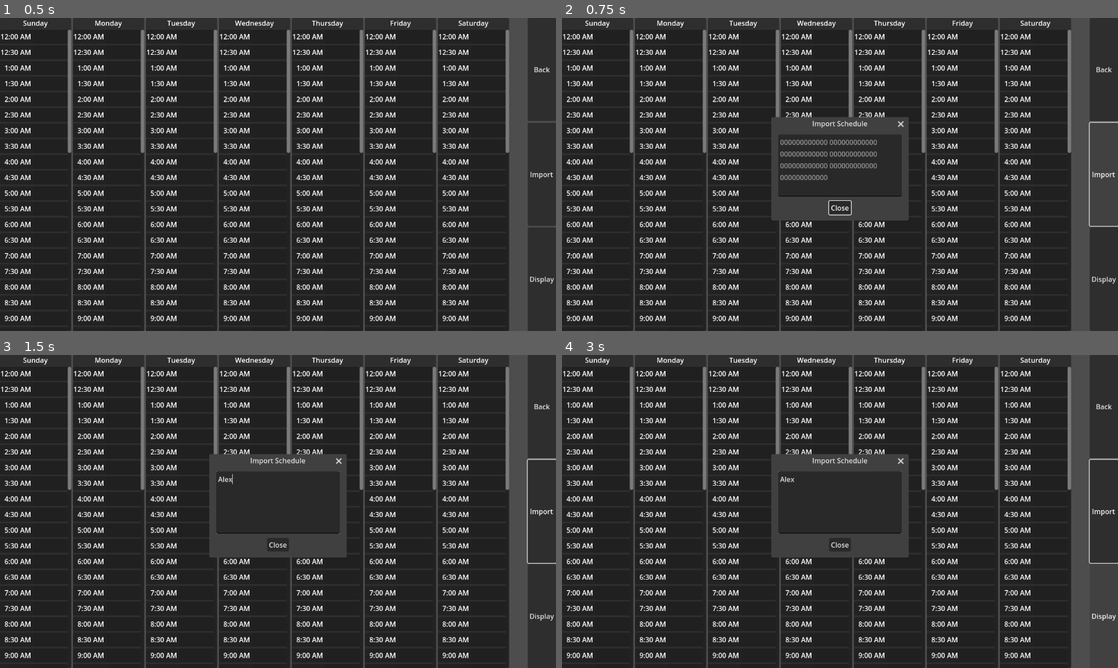
Above: before the commit, frames 1-4 (two rows, left to right).
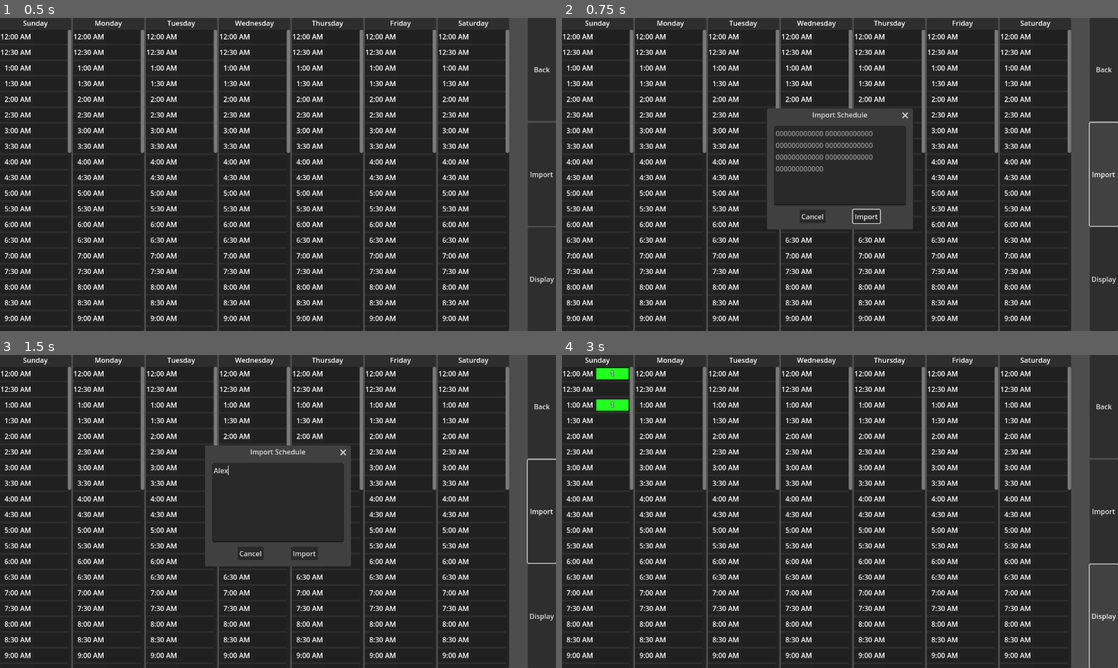
Above: after the commit, the same moments.

Repository: zibetnu/event-scheduler
Game: Godot game, scene res://src/schedule_comparer/schedule_comparer.tscn
Same seed, same stepped clock (60 frames per second), same inputs: the game is played once before the commit and once after it. This scene is started directly instead of the project's main scene.
Inputs (mouse positions are in pixels of both pictures, inside the frame that each line leads up to):
- Up to frame 1 (0.5 s): no input
- Up to frame 2 (0.75 s): click "Import" at 0.5 s
- Up to frame 3 (1.5 s): click (278, 502) at 1.27 s; type "Alex" at 1.35 s
- Up to frame 4 (3 s): click "Import" at 2 s; click "Display" at 2.75 s

Frame 1 is identical in both runs. In frame 2, 3.2% of the frame differs, in the area x 36-64%, y 28-68%; in frame 3, 2.1%; in frame 4, 4.2%, in the area x 6-100%, y 4-100%.
Error after the commit: Out of bounds get index '1' (on base: 'PackedStringArray') (res://src/schedule_comparer/schedule_comparer.gd:20)

Commit message:
Revise import popup

Diff:
--- a/src/schedule_comparer/schedule_comparer.tscn
+++ b/src/schedule_comparer/schedule_comparer.tscn
@@ -40,11 +40,11 @@
 size_flags_vertical = 3
 text = "Display"
 
-[node name="ImportPopup" type="AcceptDialog" parent="."]
+[node name="ImportPopup" type="ConfirmationDialog" parent="."]
 unique_name_in_owner = true
 title = "Import Schedule"
-size = Vector2i(300, 200)
-ok_button_text = "Close"
+size = Vector2i(320, 240)
+ok_button_text = "Import"
 
 [node name="ImportText" type="TextEdit" parent="ImportPopup"]
 unique_name_in_owner = true
